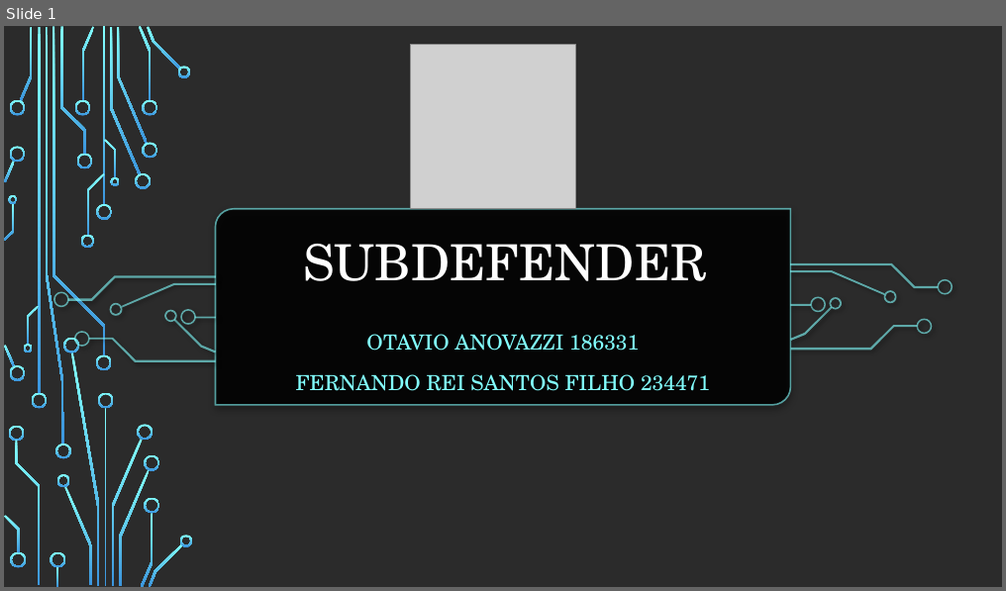
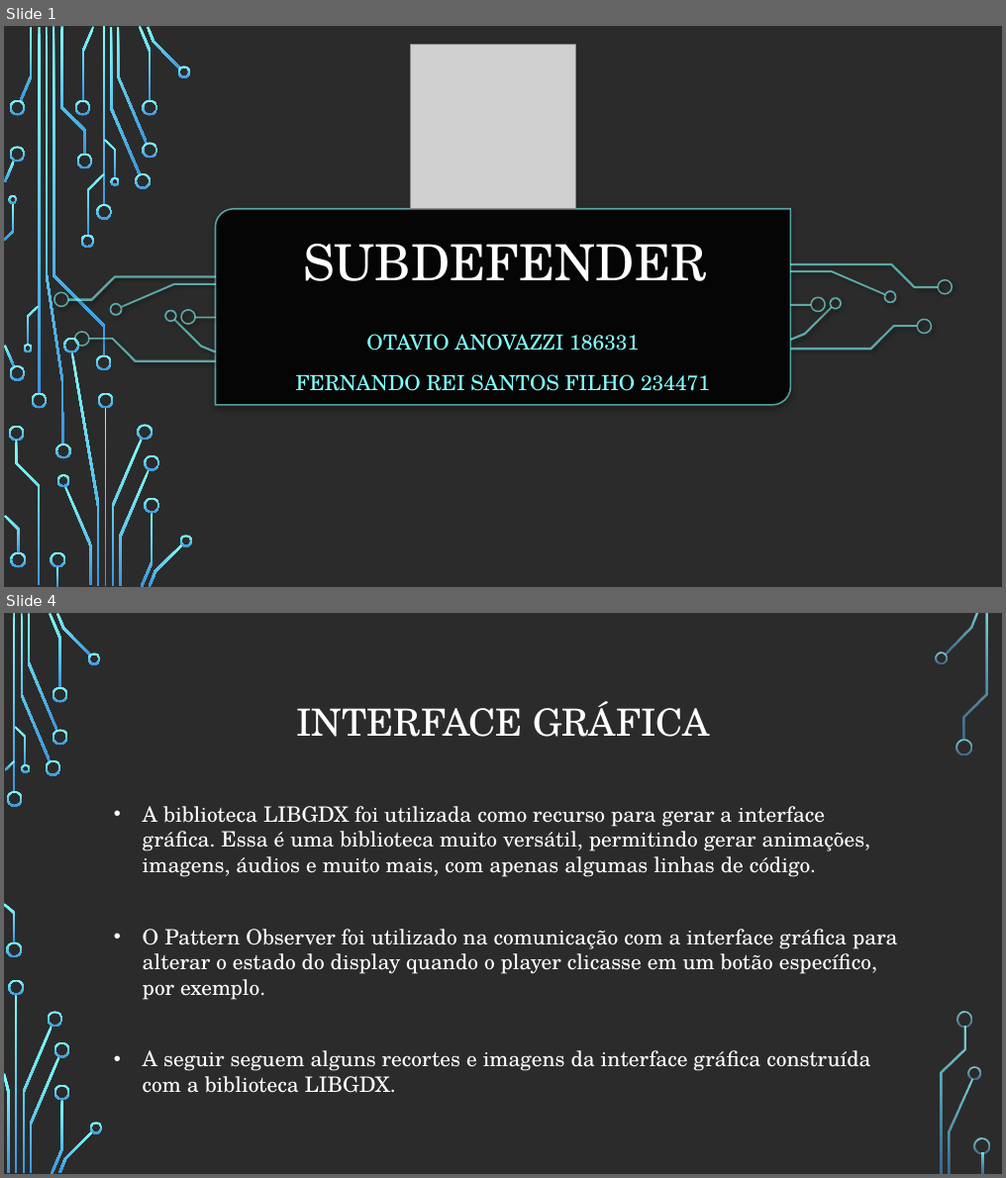
Before and after one commit to anovazzi1/SubDefender, a slide deck: assets/SUBDEFENDER.pptx. Shown one above the other, each under a label of ours: slide 1 before the commit, slides 1 and 4 after it; the slides between them are not shown. The pictures are 1006x591 and 1006x1178 pixels, drawn with LibreOffice and Linux fonts; fonts in the diff are those of the drawing; grey boxes stand for pictures; background and template pictures are left out; a plain dark background stands for a picture behind light text. Boxes give left, top, right and bottom in pixels: in the first picture for what was removed or moved away, otherwise in the second. Text is boxed around its words. In the diff, an @@ line names an element or a change of style, - is before the commit and + after.

```diff
--- a/assets/SUBDEFENDER.pptx
+++ b/assets/SUBDEFENDER.pptx
@@ slide 4 added at bbox=[4, 613, 1002, 1174], background picture (left out) @@
@@ title added at bbox=[296, 701, 709, 737], 36 pt, text #FFFFFF @@
+INTERFACE GRÁFICA
@@ text added at bbox=[143, 806, 898, 1093], 20.4 pt, text #FFFFFF @@
+• A biblioteca LIBGDX foi utilizada como recurso para gerar a interface gráfica. Essa é uma biblioteca muito versátil, permitindo gerar animações, imagens, áudios e muito mais, com apenas algumas linhas de código.
+• O Pattern Observer foi utilizado na comunicação com a interface gráfica para alterar o estado do display quando o player clicasse em um botão específico, por exemplo.
+• A seguir seguem alguns recortes e imagens da interface gráfica construída com a biblioteca LIBGDX.
@@ group added at bbox=[4, 613, 990, 1174]: 33 freeform shapes, 3 rectangles @@
```
Also in this commit, not shown: 1 slide changed, 3 other slides added, 4 slides removed, 22 other files.
